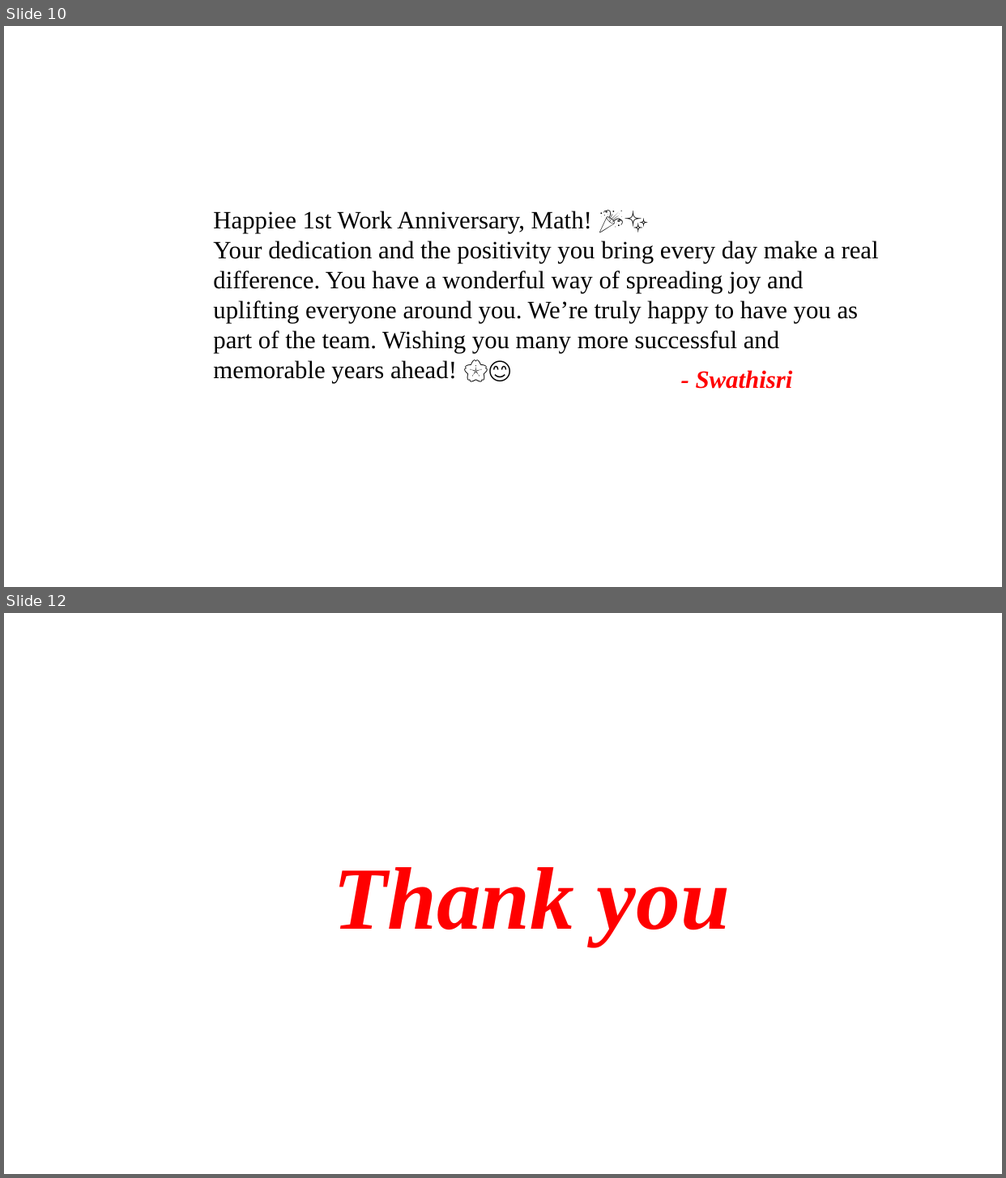
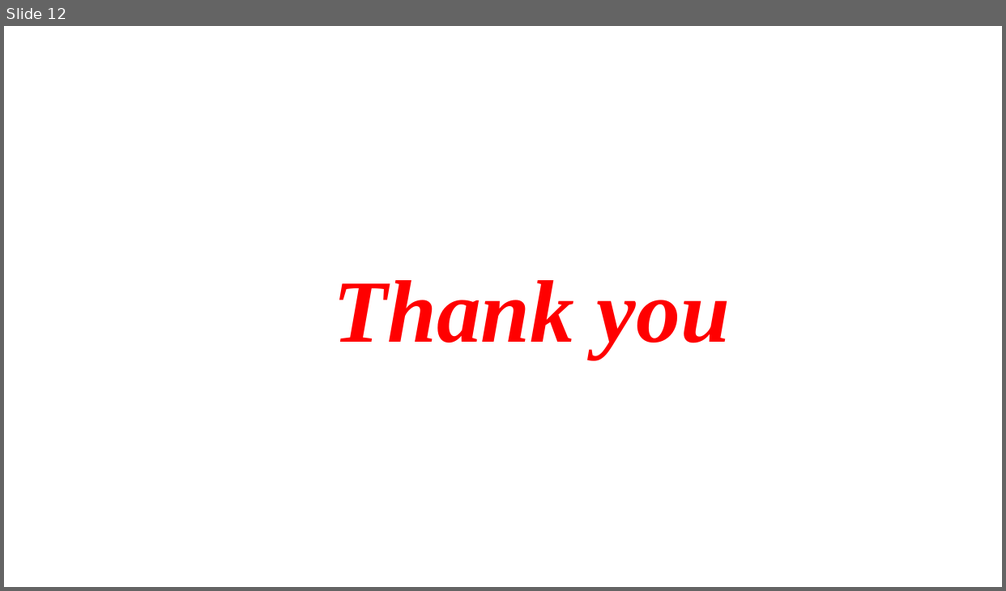
Before and after one commit to Joedharsic07/entrans-hr-hub-fullstack, a slide deck: entrans-hr-hub-backend/myproject/media/Final_Anniversary_Presentation.pptx. Shown one above the other, each under a label of ours: slides 10 and 12 before the commit, slide 12 after it; the slides between them are not shown. The pictures are 1006x1178 and 1006x591 pixels, drawn with LibreOffice and Linux fonts; fonts in the diff are those of the drawing; background and template pictures are left out. Boxes give left, top, right and bottom in pixels: in the first picture for what was removed or moved away, otherwise in the second. Text is boxed around its words. In the diff, an @@ line names an element or a change of style, - is before the commit and + after.

```diff
--- a/entrans-hr-hub-backend/myproject/media/Final_Anniversary_Presentation.pptx
+++ b/entrans-hr-hub-backend/myproject/media/Final_Anniversary_Presentation.pptx
@@ slide 10 removed at (4,26,1002,587), background picture (left out) @@
@@ text removed at (213,211,879,383) @@
-Happiee 1st Work Anniversary, Math! 🎉✨
-Your dedication and the positivity you bring every day make a real difference. You have a wonderful way of spreading joy and uplifting everyone around you. We’re truly happy to have you as part of the team. Wishing you many more successful and memorable years ahead! 🌸😊
@@ text removed at (696,370,793,389) @@
-- Swathisri
```
Also in this commit, not shown: 9 slides changed, 2 slides added, 1 other slide removed, 28 other files.
